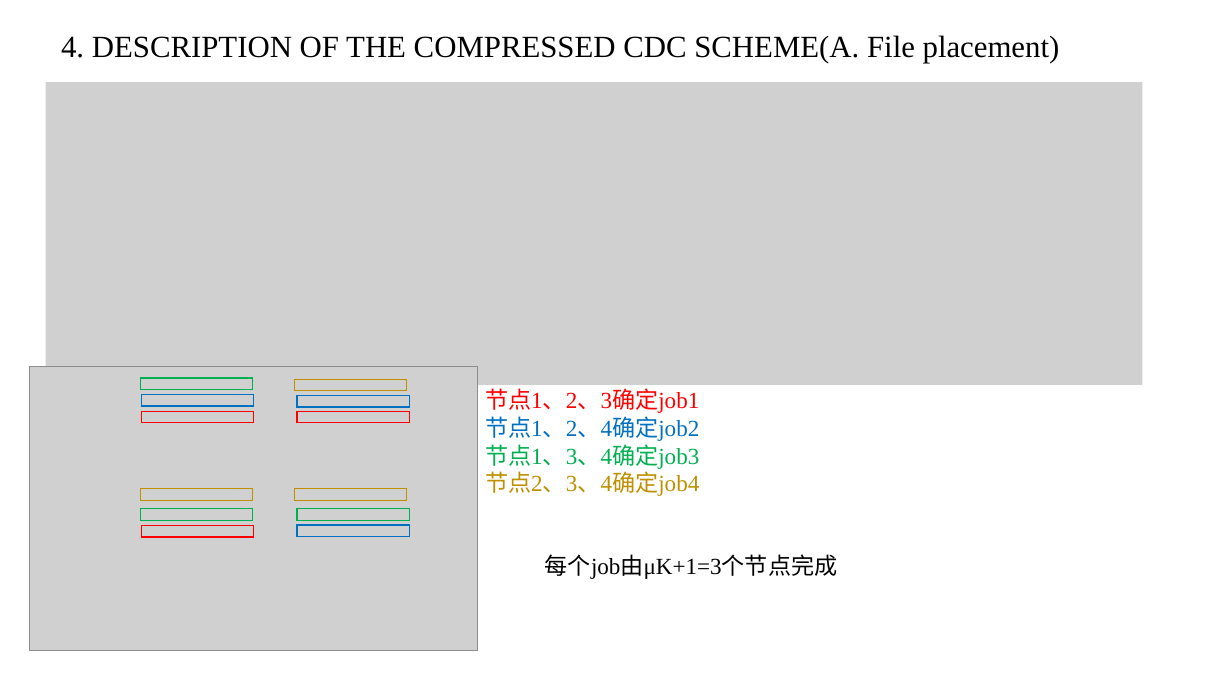
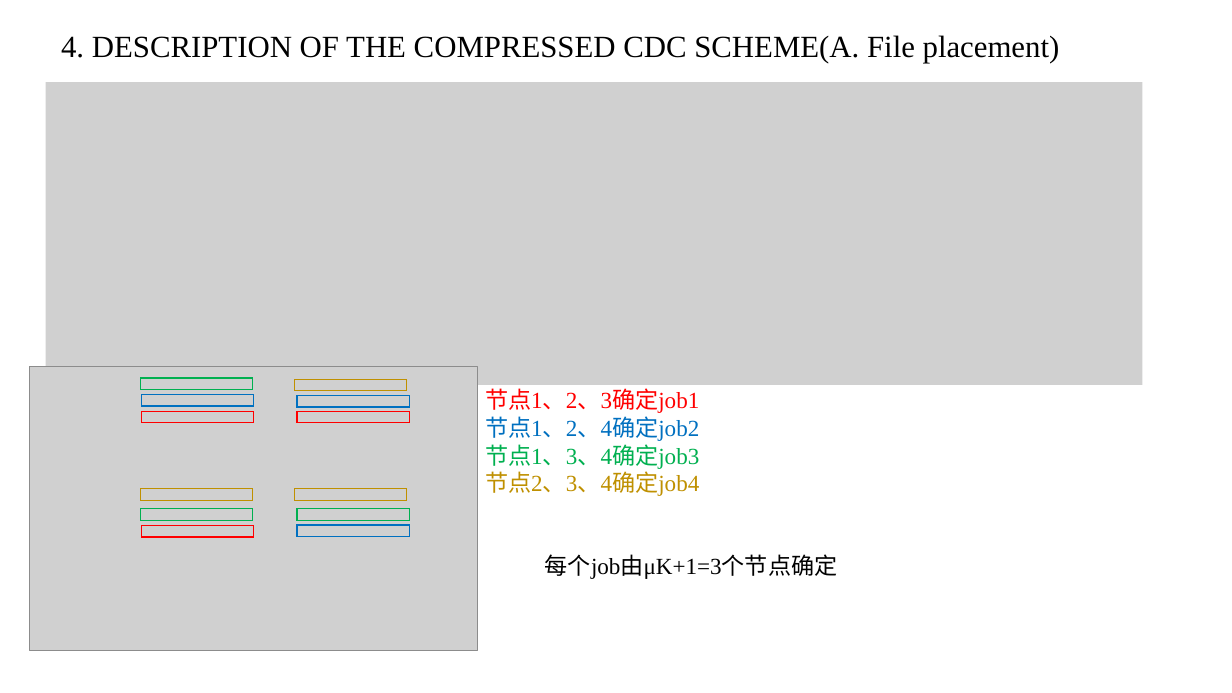
Before and after one commit to zhaojiayi/learning, a slide deck: slide 12 of EE/ppt/Compressed Coded Distributed Computing.pptx. Drawn at 1232x693 pixels with LibreOffice and Linux fonts; fonts in the diff are those of the drawing; grey boxes stand for pictures. Boxes give left, top, right and bottom in pixels: in the first picture for what was removed or moved away, otherwise in the second. Text is boxed around its words. In the diff, an @@ line names an element or a change of style, - is before the commit and + after.

```diff
--- a/EE/ppt/Compressed Coded Distributed Computing.pptx
+++ b/EE/ppt/Compressed Coded Distributed Computing.pptx
@@ text at [545,554,838,579]: text changed @@
-每个job由μK+1=3个节点完成
+每个job由μK+1=3个节点确定
```
Also in this commit, not shown: 3 other slides changed, 12 other files.
